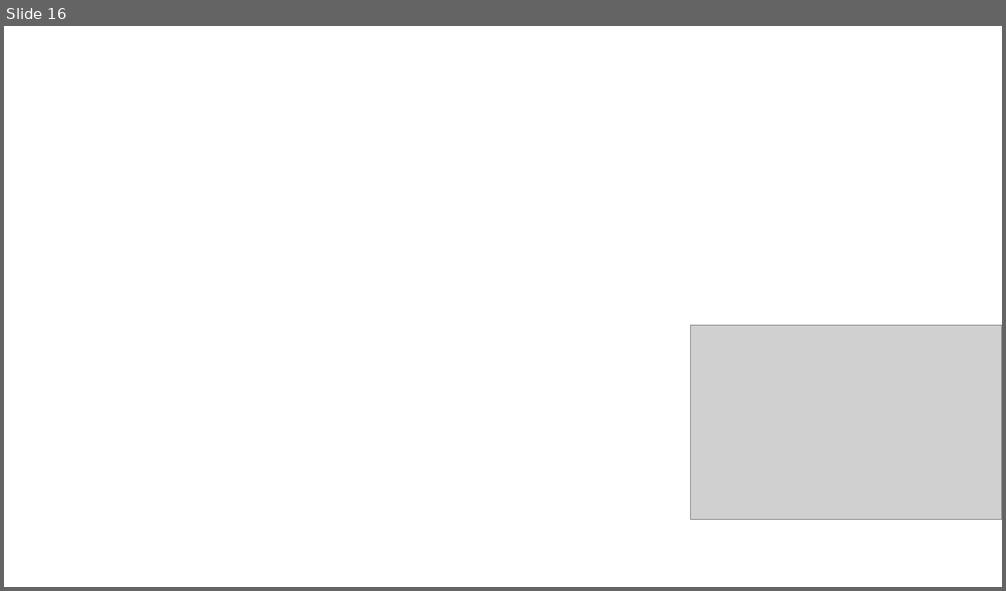
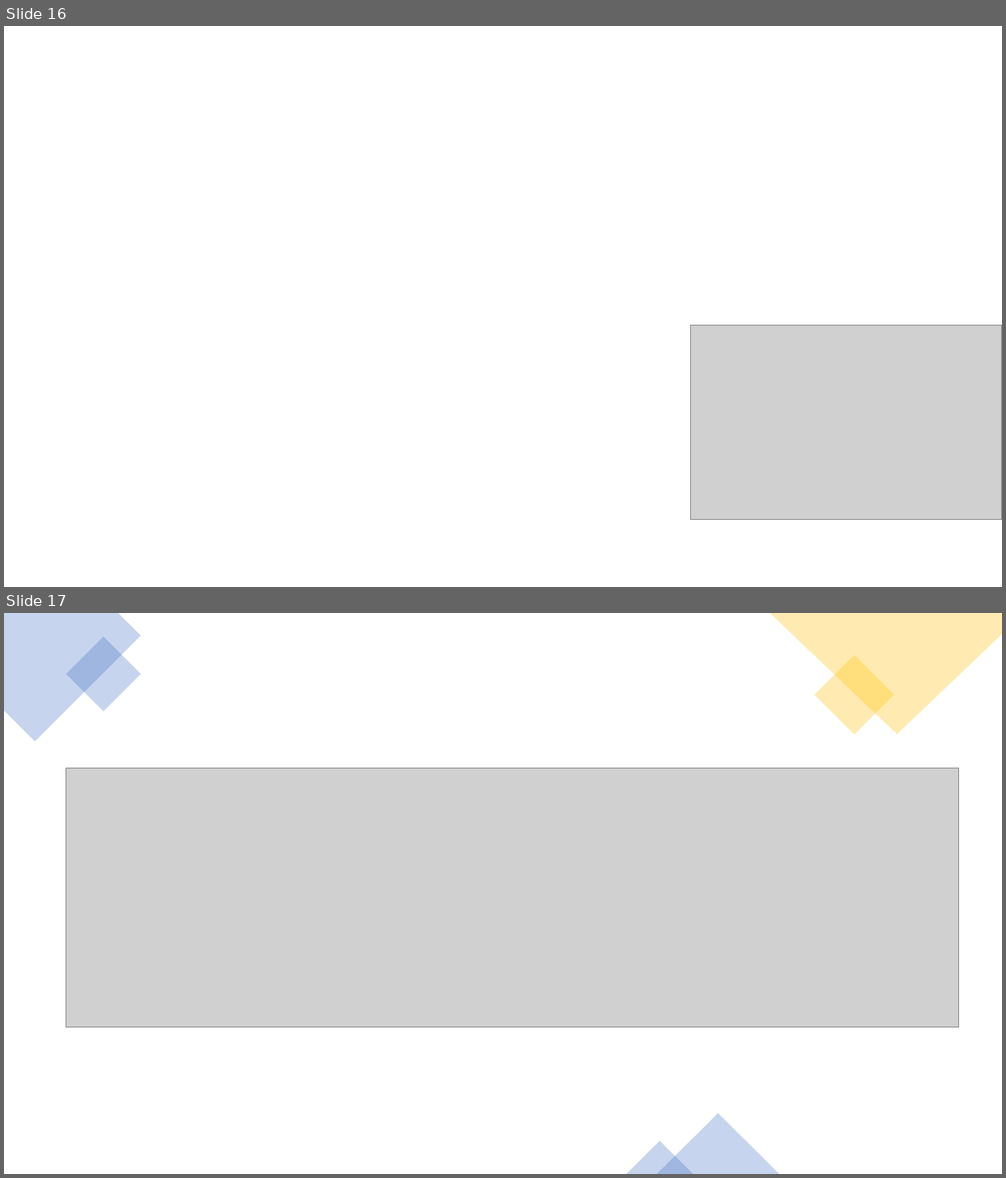
Before and after one commit to profjordanov/hybrid-app-development, a slide deck: 03. Async JS/lecture.pptx. Shown one above the other, each under a label of ours: slide 16 before the commit, slides 16 and 17 after it. The pictures are 1006x591 and 1006x1178 pixels, drawn with LibreOffice and Linux fonts; fonts in the diff are those of the drawing; grey boxes stand for pictures; background and template pictures are left out. Boxes give left, top, right and bottom in pixels: in the first picture for what was removed or moved away, otherwise in the second. Text is boxed around its words. In the diff, an @@ line names an element or a change of style, - is before the commit and + after.

Commit message:
lecture

```diff
--- a/03. Async JS/lecture.pptx
+++ b/03. Async JS/lecture.pptx
@@ slide 17 added at [4,613,1002,1174], background #FFFFFF @@
@@ freeform shape added at [4,613,141,742], fill #4472C4 at 30% opacity @@
@@ rectangle added at [66,636,142,712], fill #4472C4 at 30% opacity @@
@@ freeform shape added at [769,613,1002,735], fill #FFC000 at 30% opacity @@
@@ rectangle added at [814,655,893,735], fill #FFC000 at 30% opacity @@
@@ picture added at [66,769,959,1028] @@
@@ triangle added at [657,1114,779,1174], fill #4472C4 at 30% opacity @@
@@ triangle added at [627,1142,693,1174], fill #4472C4 at 30% opacity @@
```
Also in this commit, not shown: 1 other slide added, 1 other file.
